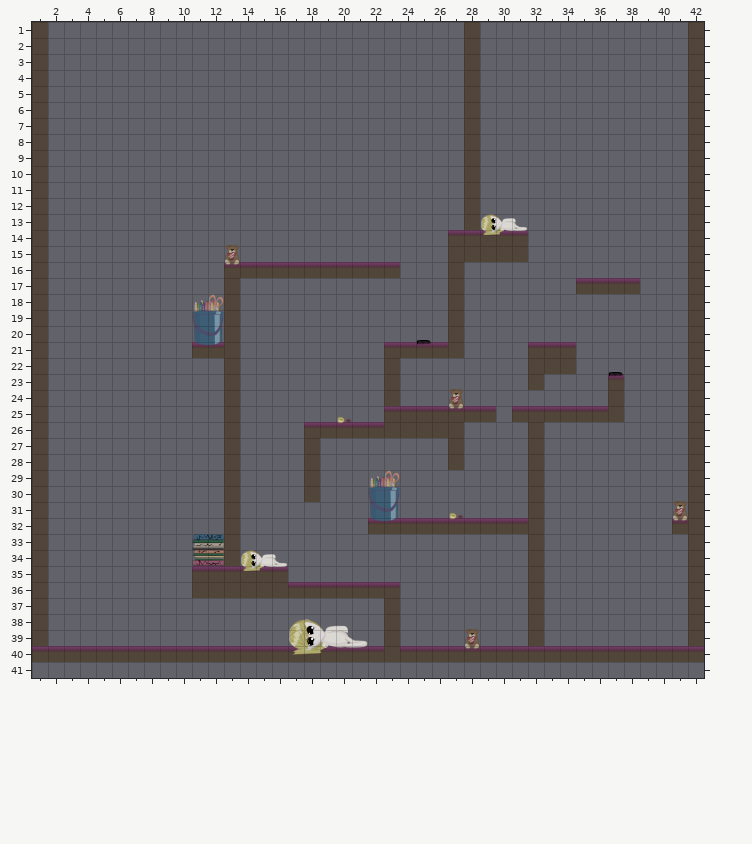
Tiled map, stored at game/6.tmx. Above is the file before it was changed.
Cells are 128x128 px. Shown: x 1..42, y 1..41.
The result:
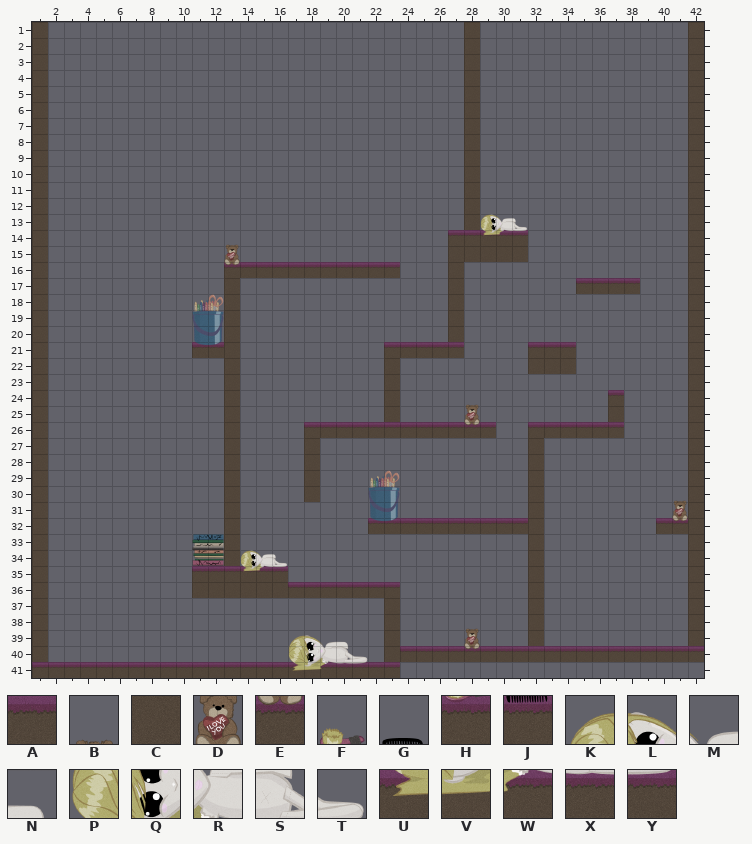
Key: from "PlayRoom": A 0, B 1, C 6, D 7, E 13, F 22, G 23, H 28, J 29, K 54, L 55, M 56, N 57, P 60, Q 61, R 62, S 63, T 64, U 66, V 67, W 68, X 69, Y 70.
_ is an empty cell.
Changes in this commit:
{"where": "layer \"Tile Layer 1\""}
{"y":20,"x":25,"old":"G","new":"_"}
{"y":21,"x":25,"old":"J","new":"A"}
{"y":21,"x":27,"old":"C","new":"A"}
{"y":22,"x":37,"old":"G","new":"_"}
{"y":23,"x":27,"old":"B","new":"_"}
{"y":23,"x":32,"old":"C","new":"_"}
{"y":23,"x":37,"old":"J","new":"_"}
{"y":24,"x":27,"old":"D_","new":"_B"}
{"y":24,"x":37,"old":"C","new":"A"}
{"y":25,"x":20,"old":"F","new":"_"}
{"y":25,"x":23,"old":"AAAAEAA","new":"C____D_"}
{"y":25,"x":31,"old":"AAAAAA","new":"______"}
{"y":26,"x":20,"old":"H","new":"A"}
{"y":26,"x":23,"old":"CCCCC__","new":"AAAAAEA"}
{"y":26,"x":32,"old":"C_____","new":"AAAAAA"}
{"y":27,"x":27,"old":"C","new":"_"}
{"y":28,"x":27,"old":"C","new":"_"}
{"y":31,"x":27,"old":"F","new":"_"}
{"y":32,"x":27,"old":"H","new":"A"}
{"y":32,"x":40,"old":"_","new":"A"}
{"y":38,"x":17,"old":"KLMN","new":"____"}
{"y":39,"x":17,"old":"PQRST","new":"KLMN_"}
{"y":40,"x":1,"old":"AAAAAAAAAAAAAAAAUVWXYA","new":"C_______________PQRST_"}
{"y":41,"x":1,"old":"_______________________","new":"AAAAAAAAAAAAAAAAUVWXYAA"}
{"label":"changed","picture_box":[416,340,431,345]}
{"label":"changed","picture_box":[448,342,464,348]}
{"label":"changed","picture_box":[512,372,624,438]}
{"label":"changed","picture_box":[384,388,496,470]}
{"label":"changed","picture_box":[336,417,352,424]}
{"label":"changed","picture_box":[448,513,464,520]}
{"label":"added","picture_box":[656,518,672,534]}
{"label":"changed","picture_box":[32,619,400,678]}
